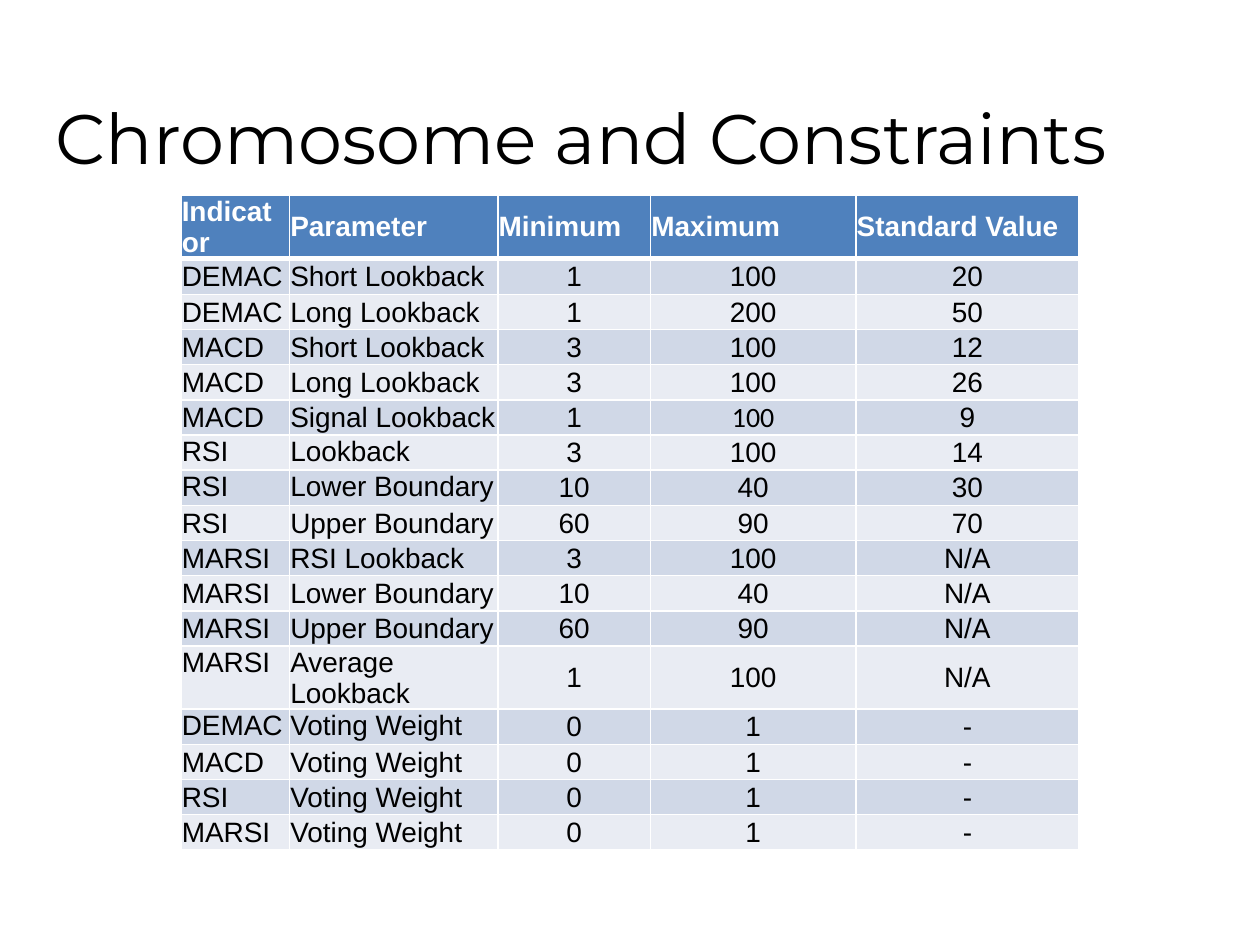
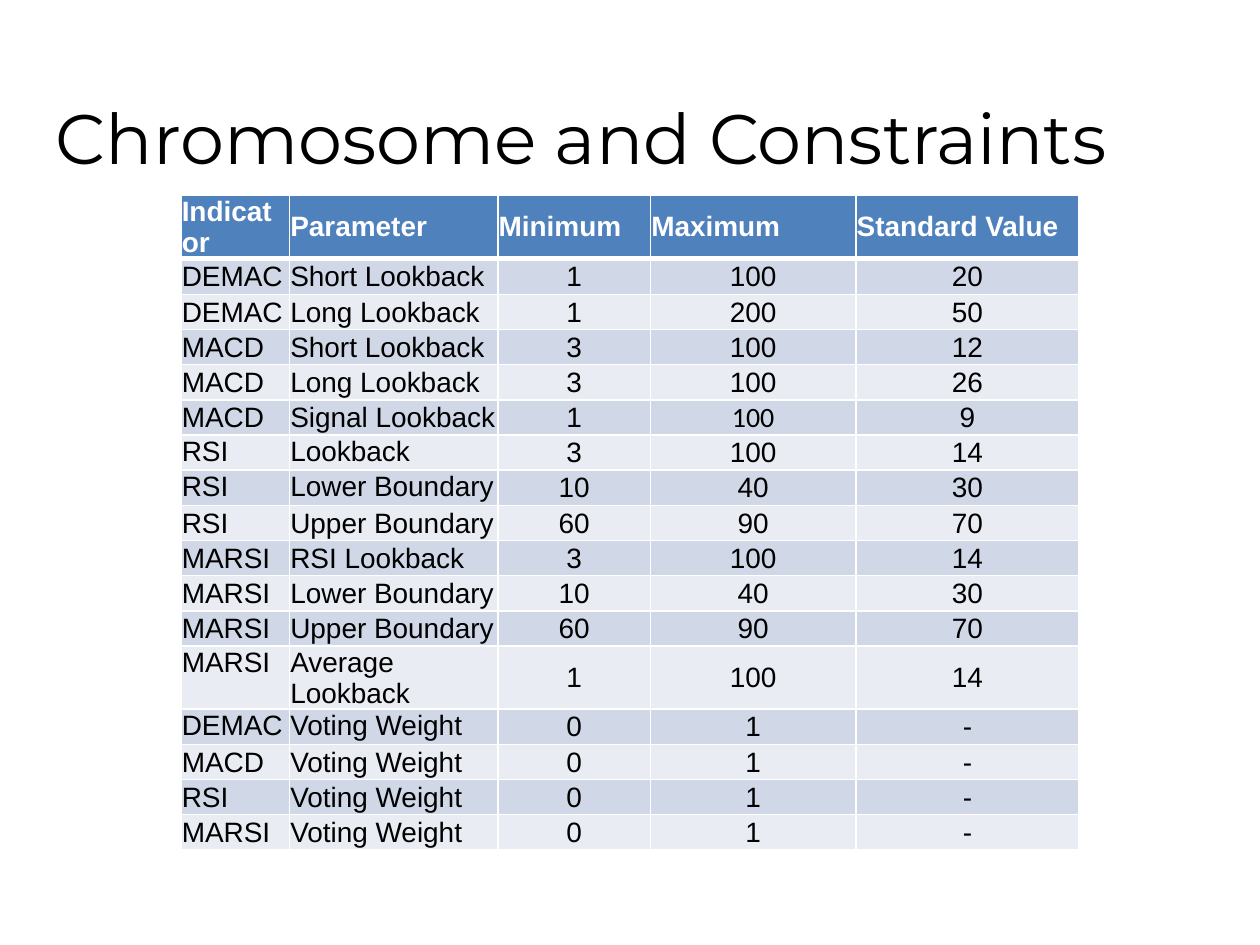
Before and after one commit to fhh23/Evolving-Stock-Market-Indicators-Using-Multi-Objective-Genetic-Algorithms, a slide deck: slide 15 of CSE848_Hormasji_Reiff_ProjectPresentation.pptx. Drawn at 1260x945 pixels with LibreOffice and Linux fonts; fonts in the diff are those of the drawing; background and template pictures are left out. Boxes give left, top, right and bottom in pixels: in the first picture for what was removed or moved away, otherwise in the second. Text is boxed around its words. In the diff, an @@ line names an element or a change of style, - is before the commit and + after.

Commit message:
Fixed a bug in the constraint code. Added all search space testing graphs to the presentation.

```diff
--- a/CSE848_Hormasji_Reiff_ProjectPresentation.pptx
+++ b/CSE848_Hormasji_Reiff_ProjectPresentation.pptx
@@ table at <box>181,195,1079,851</box> @@
-row 10, column 5: N/A
+row 10, column 5: 14
-row 11, column 5: N/A
+row 11, column 5: 30
-row 12, column 5: N/A
+row 12, column 5: 70
-row 13, column 5: N/A
+row 13, column 5: 14
```
Also in this commit, not shown: 2 other slides changed, 1 slide added, 4 other files.
